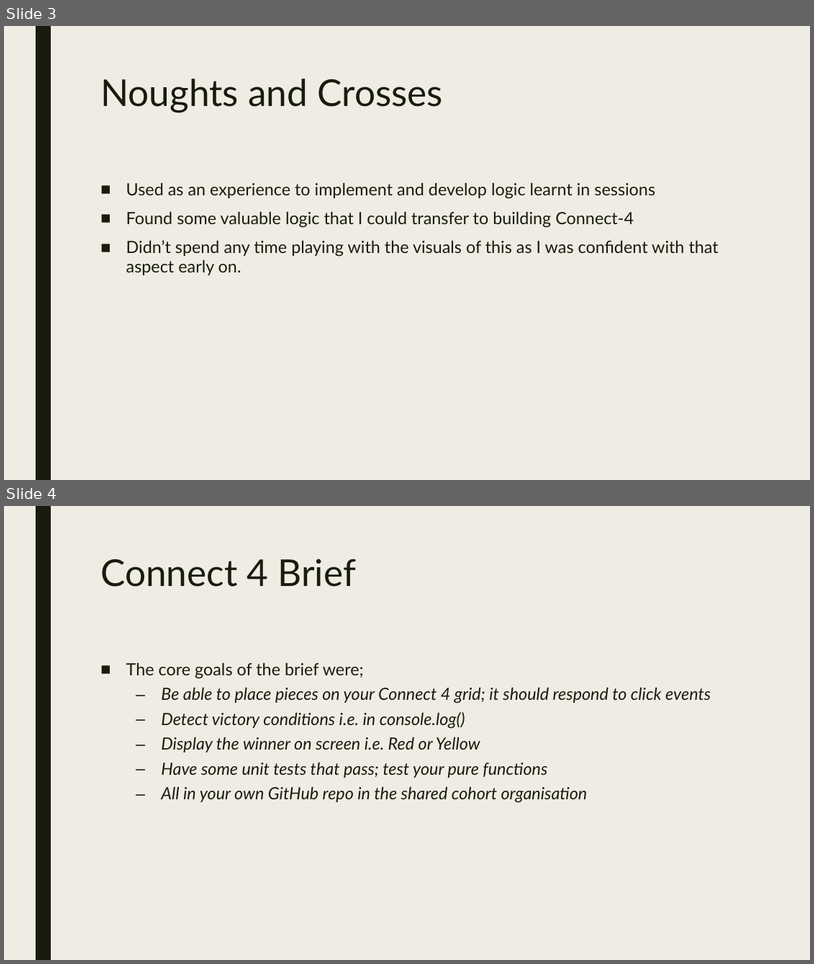
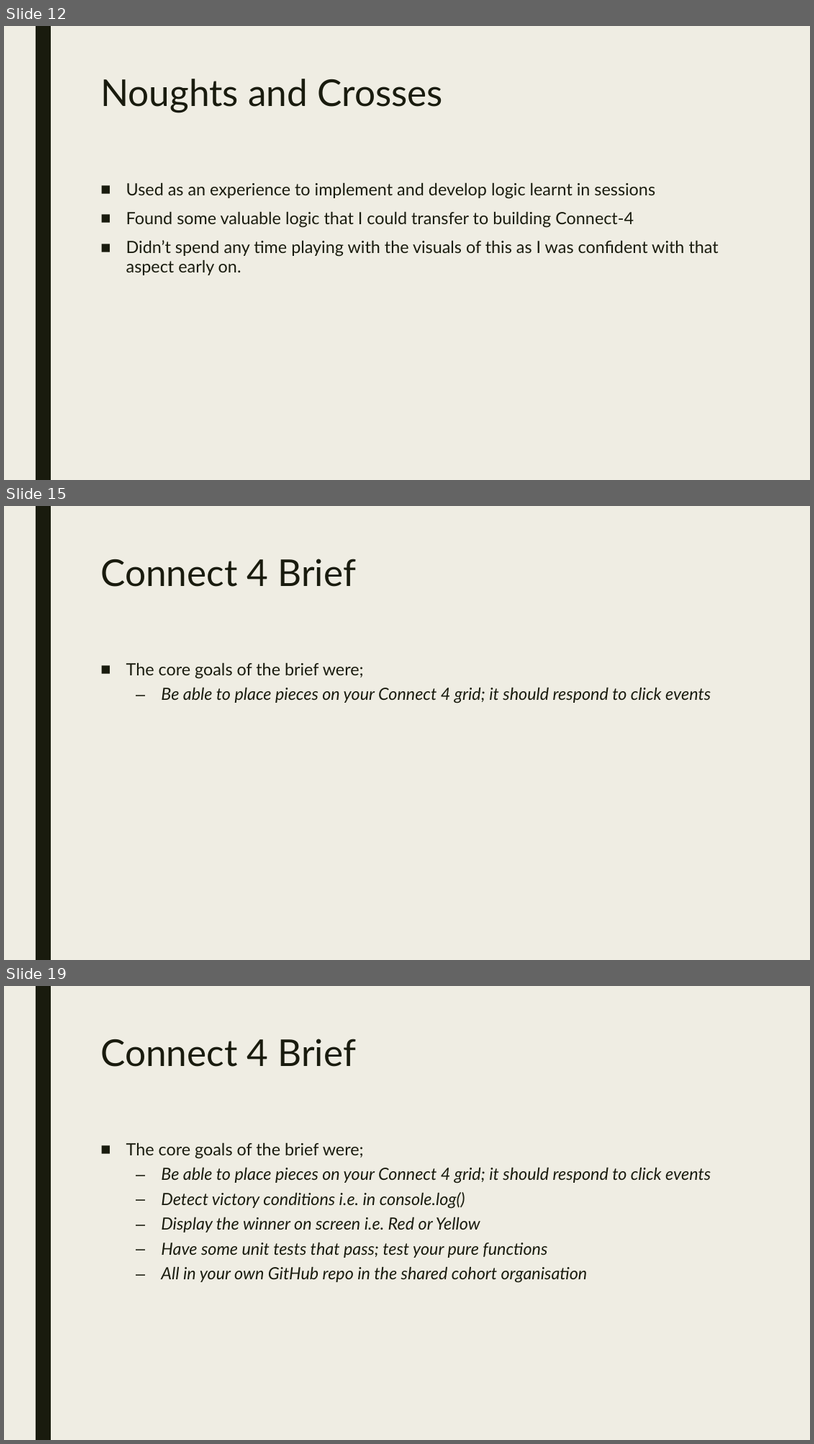
Before and after one commit to Sainsburys-bootcamp-2022/Aidan-Project, a slide deck: mini-project-presentation.pptx. Shown one above the other, each under a label of ours: slides 3 and 4 before the commit, slides 12, 15 and 19 after it; the slides between them are not shown. The pictures are 814x964 and 814x1444 pixels, drawn with LibreOffice and Linux fonts; fonts in the diff are those of the drawing. Boxes give left, top, right and bottom in pixels: in the first picture for what was removed or moved away, otherwise in the second. Text is boxed around its words. In the diff, an @@ line names an element or a change of style, - is before the commit and + after.

```diff
--- a/mini-project-presentation.pptx
+++ b/mini-project-presentation.pptx
@@ slide 15 added at <box>4,506,810,960</box>, background #EFEDE3; not listed: 1 template element that a slide beside it also shows @@
@@ title added at <box>100,559,357,587</box>, 44 pt, text #191B0E @@
+Connect 4 Brief
@@ text added at <box>126,662,711,703</box>, 20 pt, text #191B0E, italic @@
+■ The core goals of the brief were;
+  – Be able to place pieces on your Connect 4 grid; it should respond to click events
@@ what was slide 3 is now slide 12 @@
@@ what was slide 4 is now slide 19 @@
```
Also in this commit, not shown: 2 slides changed, 34 other slides added, 2 other files.
